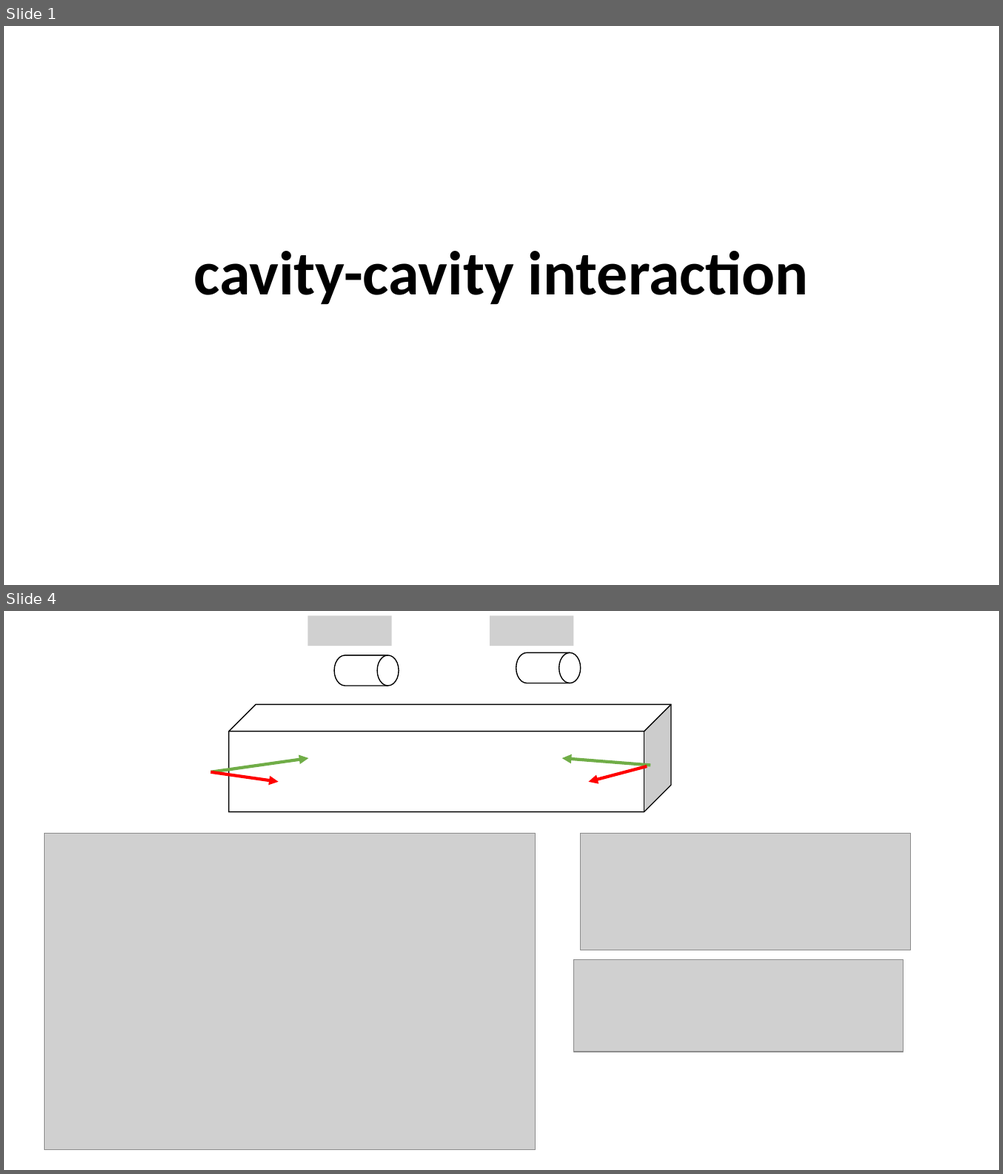
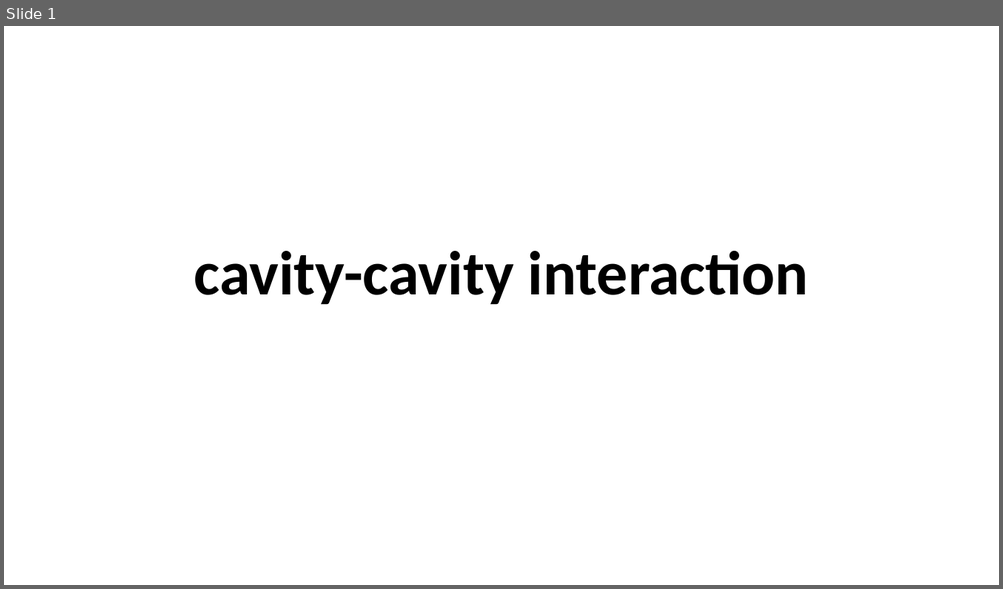
Before and after one commit to youjieyu888/circular-waveguide, a slide deck: cavity-cavity interaction.pptx. Shown one above the other, each under a label of ours: slides 1 and 4 before the commit, slide 1 after it; the slides between them are not shown. The pictures are 1003x1174 and 1003x589 pixels, drawn with LibreOffice and Linux fonts; fonts in the diff are those of the drawing; grey boxes stand for pictures. Boxes give left, top, right and bottom in pixels: in the first picture for what was removed or moved away, otherwise in the second. Text is boxed around its words. In the diff, an @@ line names an element or a change of style, - is before the commit and + after.

```diff
--- a/cavity-cavity interaction.pptx
+++ b/cavity-cavity interaction.pptx
@@ slide 4 removed at (4,611,999,1170), background #FFFFFF @@
@@ picture removed at (307,615,391,645) @@
@@ picture removed at (489,615,573,645) @@
@@ flow chart magnetic drum removed at (335,655,398,686) @@
@@ flow chart magnetic drum removed at (516,652,580,684) @@
@@ cube removed at (228,704,671,812) @@
@@ arrow removed from (210, 772) to (308, 758) @@
@@ arrow removed from (650, 766) to (562, 758) @@
@@ arrow removed from (210, 772) to (279, 782) @@
@@ arrow removed from (646, 766) to (588, 782) @@
@@ picture removed at (44,833,535,1150) @@
@@ picture removed at (580,833,910,951) @@
@@ picture removed at (573,960,903,1052) @@
```
Also in this commit, not shown: 2 slides changed, 1 slide added, 11 other files.
